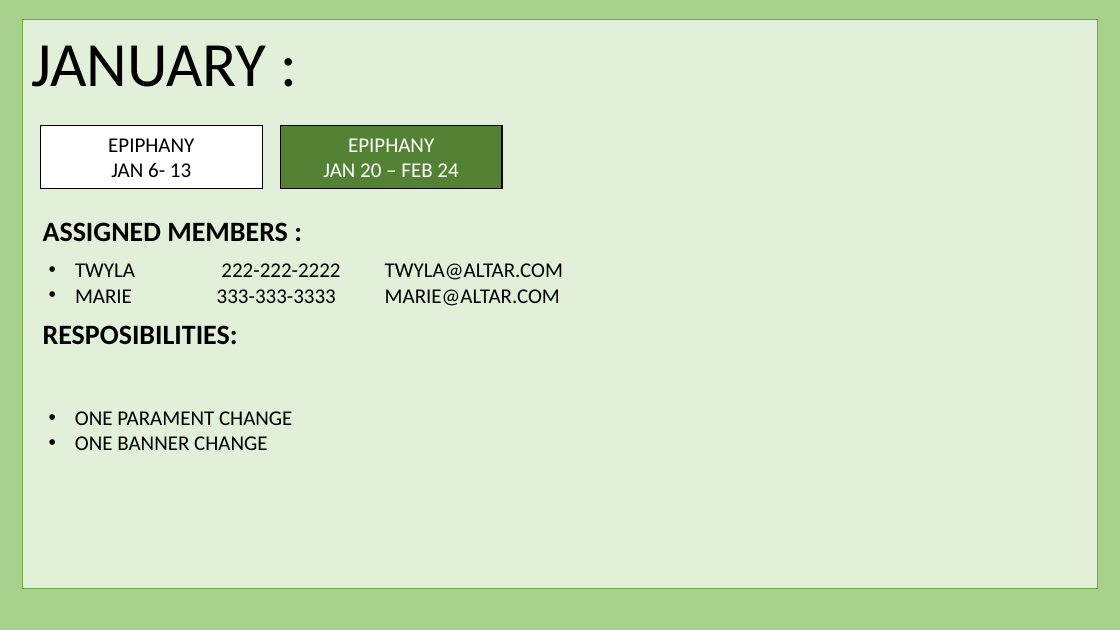
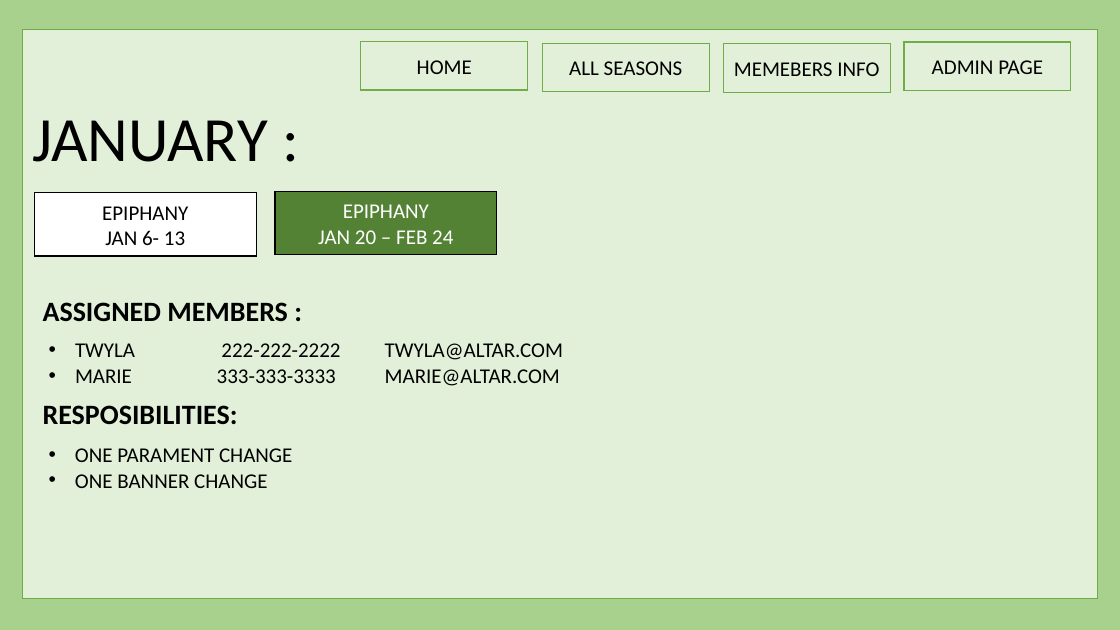
Before and after one commit to harishvavilala/Betterhappo, a slide deck: slide 8 of Powerpoints/BannerManagment.pptx. Drawn at 1120x630 pixels with LibreOffice and Linux fonts; fonts in the diff are those of the drawing. Boxes give left, top, right and bottom in pixels: in the first picture for what was removed or moved away, otherwise in the second. Text is boxed around its words. In the diff, an @@ line names an element or a change of style, - is before the commit and + after.

Commit message:
Updated Banner Information page with button and history tracking button

```diff
--- a/Powerpoints/BannerManagment.pptx
+++ b/Powerpoints/BannerManagment.pptx
@@ rectangle: place and size @@
-rectangle at (23,19,1098,589)
+rectangle at (23,29,1098,599)
@@ rectangle added at (361,41,528,90), fill #E2F0D9, outline #70AD47 1 pt, 18 pt, text #000000 @@
+HOME
@@ rectangle added at (543,44,710,92), fill #E2F0D9, outline #70AD47 1 pt, 18 pt, text #000000 @@
+ALL SEASONS
@@ rectangle added at (723,44,891,92), fill #E2F0D9, outline #70AD47 1 pt, 18 pt, text #000000 @@
+MEMEBERS INFO
@@ rectangle added at (904,42,1071,91), fill #E2F0D9, outline #70AD47 1 pt, 18 pt, text #000000 @@
+ADMIN PAGE
@@ text "JANUARY :": place and size @@
-text "JANUARY :" at (31,45,266,87)
+text "JANUARY :" at (32,120,267,162)
@@ rectangle "EPIPHANY": place and size @@
-rectangle "EPIPHANY" at (40,125,262,188)
+rectangle "EPIPHANY" at (34,193,256,256)
@@ rectangle "EPIPHANY": place and size @@
-rectangle "EPIPHANY" at (281,125,502,188)
+rectangle "EPIPHANY" at (275,192,497,255)
@@ 3 texts: place and size @@
-3 texts at (43,222,563,344)
+3 texts at (43,302,563,424)
@@ text "ONE PARAMENT CHANGE": place and size @@
-text "ONE PARAMENT CHANGE" at (75,411,292,450)
+text "ONE PARAMENT CHANGE" at (75,448,292,488)
```
Also in this commit, not shown: 7 other slides changed.
